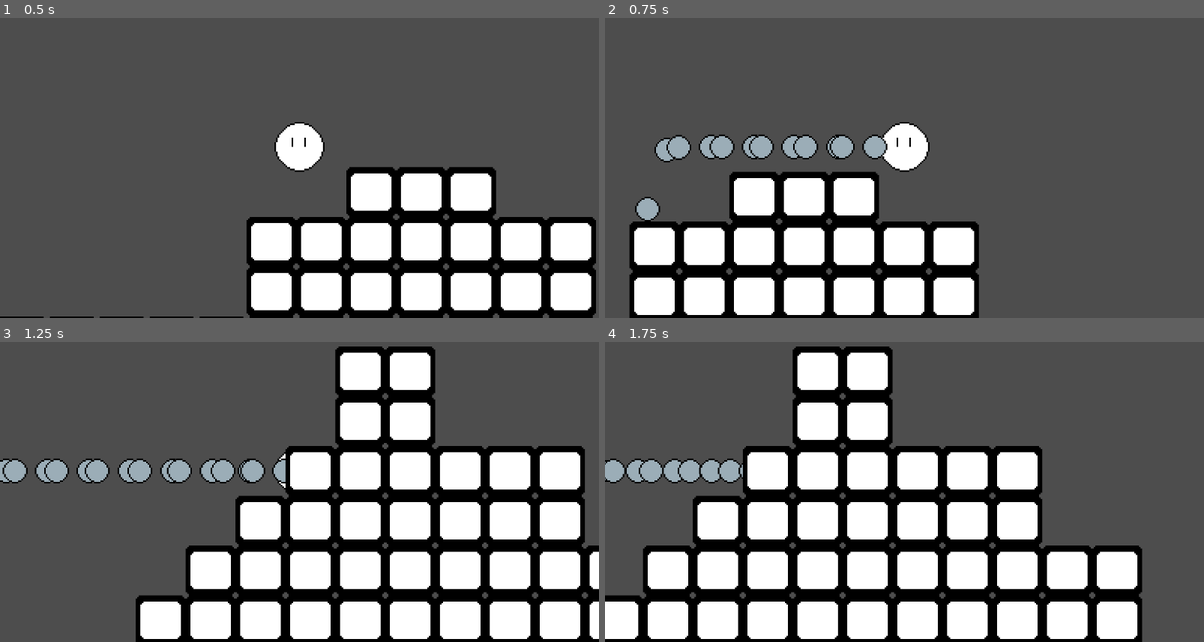
Above: before the commit, frames 1-4 (two rows, left to right).
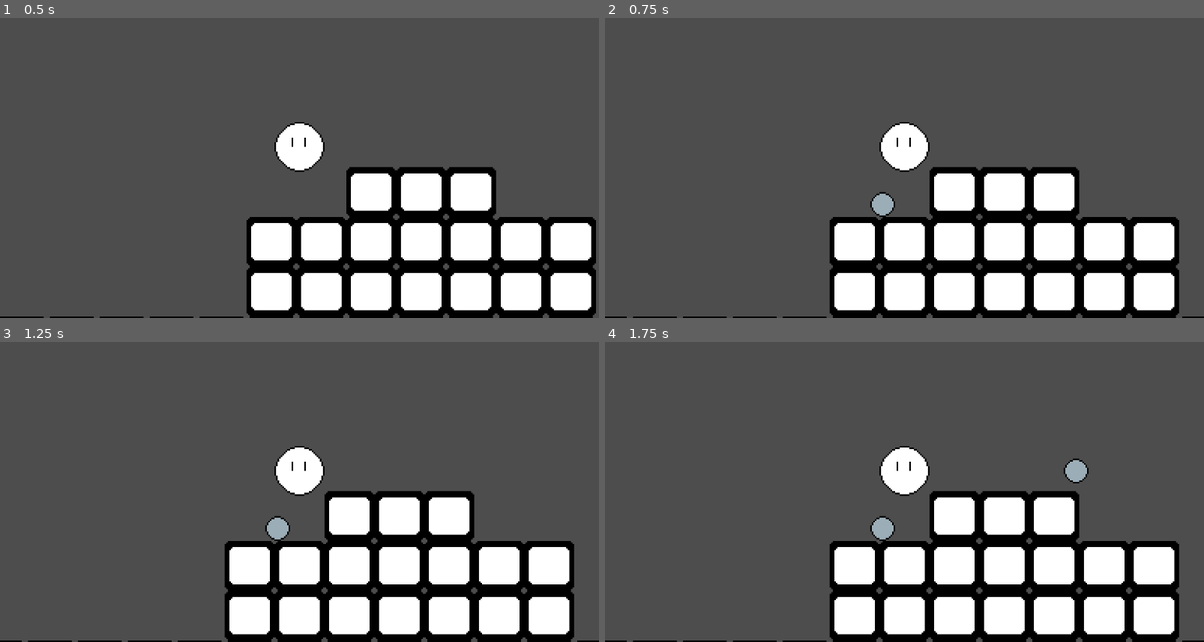
Above: after the commit, the same moments.

Repository: JoshuaKlot/BinghamtonGameJam3
Game: Godot game, scene res://scenes/main.tscn
Two runs of this game, one before a commit and one after it. Both use one fixed random seed, a clock stepped at 60 frames per second and the inputs below.
Inputs:
- Up to frame 1 (0.5 s): no input
- Up to frame 2 (0.75 s): tap Enter (ui_accept) at 0.5 s; hold Right (ui_right) from 0.53 s (still down); hold Space (shoot) from 0.53 s (still down)
- Up to frame 3 (1.25 s): keep holding Right (ui_right); keep holding Space (shoot); tap Enter (ui_accept) at 0.77 s
- Up to frame 4 (1.75 s): keep holding Right (ui_right); release Space (shoot) at 1.28 s; tap Space (shoot) at 1.35 s; tap Enter (ui_accept) at 1.52 s

Frame 1 is identical in both runs. In frame 2, 34% of the frame differs, in the area x 0-100%, y 38-100%; in frame 3, 35%; in frame 4, 44%, in the area x 0-100%, y 1-100%.

Commit message:
Add files via upload

Diff:
--- a/platformer/Scripts/bullet.gd
+++ b/platformer/Scripts/bullet.gd
@@ -3,6 +3,16 @@
 var direction = Vector2.ZERO
 const bulletSpeed = 300.0
 
+func _ready() -> void:
+	var timer = get_node("Timer")
+	if timer:
+		timer.start()
+	else:
+		print("Timer not found")
+
 func _physics_process(delta: float) -> void:
-    velocity = direction * bulletSpeed
-    move_and_slide()
+	velocity = direction * bulletSpeed
+	move_and_slide()
+
+func _on_Timer_timeout() -> void:
+	queue_free()
--- a/platformer/Scripts/player.gd
+++ b/platformer/Scripts/player.gd
@@ -7,24 +7,24 @@
 var lastdirection = Vector2.DOWN
 
 func _physics_process(delta: float) -> void:
-    var bullet = preload("res://scenes/bullet.tscn")
-    var main = get_node("bulletContainer")
+	var bullet = preload("res://scenes/bullet.tscn")
+	var main = get_node("bulletContainer")
 
-    if Input.is_action_pressed("shoot"):
-        var instance = bullet.instantiate()
-        main.add_child(instance)
-        instance.global_position = global_position
-        instance.direction = lastdirection
+	if Input.is_action_just_pressed("shoot"):
+		var instance = bullet.instantiate()
+		main.add_child(instance)
+		instance.global_position = global_position
+		instance.direction = lastdirection
 
-    var direction := Input.get_axis("ui_left", "ui_right")
-    var direction2 := Input.get_axis("ui_up", "ui_down")
+	var direction := Input.get_axis("ui_left", "ui_right")
+	var direction2 := Input.get_axis("ui_up", "ui_down")
 
-    if direction or direction2:
-        velocity.x = direction * SPEED
-        velocity.y = direction2 * SPEED
-        lastdirection = Vector2(direction, direction2).normalized()
-    else:
-        velocity.x = move_toward(velocity.x, 0, SPEED)
-        velocity.y = move_toward(velocity.y, 0, SPEED)
+	if direction or direction2:
+		velocity.x = direction * SPEED
+		velocity.y = direction2 * SPEED
+		lastdirection = Vector2(direction, direction2).normalized()
+	else:
+		velocity.x = move_toward(velocity.x, 0, SPEED)
+		velocity.y = move_toward(velocity.y, 0, SPEED)
 
-    move_and_slide()
+	move_and_slide()
--- a/platformer/scenes/bullet.tscn
+++ b/platformer/scenes/bullet.tscn
@@ -7,6 +7,7 @@
 size = Vector2(16, 16)
 
 [node name="CharacterBody2D" type="CharacterBody2D"]
+collision_layer = 0
 script = ExtResource("2_wbu2n")
 
 [node name="Sprite2D" type="Sprite2D" parent="."]
@@ -14,3 +15,8 @@
 
 [node name="CollisionShape2D" type="CollisionShape2D" parent="."]
 shape = SubResource("RectangleShape2D_c8miv")
+
+[node name="Timer" type="Timer" parent="."]
+wait_time = 3.0
+one_shot = true
+autostart = true
--- a/platformer/scenes/main.tscn
+++ b/platformer/scenes/main.tscn
@@ -7,6 +7,7 @@
 
 [node name="CharacterBody2D" parent="." instance=ExtResource("1_0hff1")]
 position = Vector2(2, -141)
+collision_layer = 0
 
 [node name="Camera2D" type="Camera2D" parent="CharacterBody2D"]
 position = Vector2(0, 2)
Not shown, added: platformer/sprites/demon.png.import
